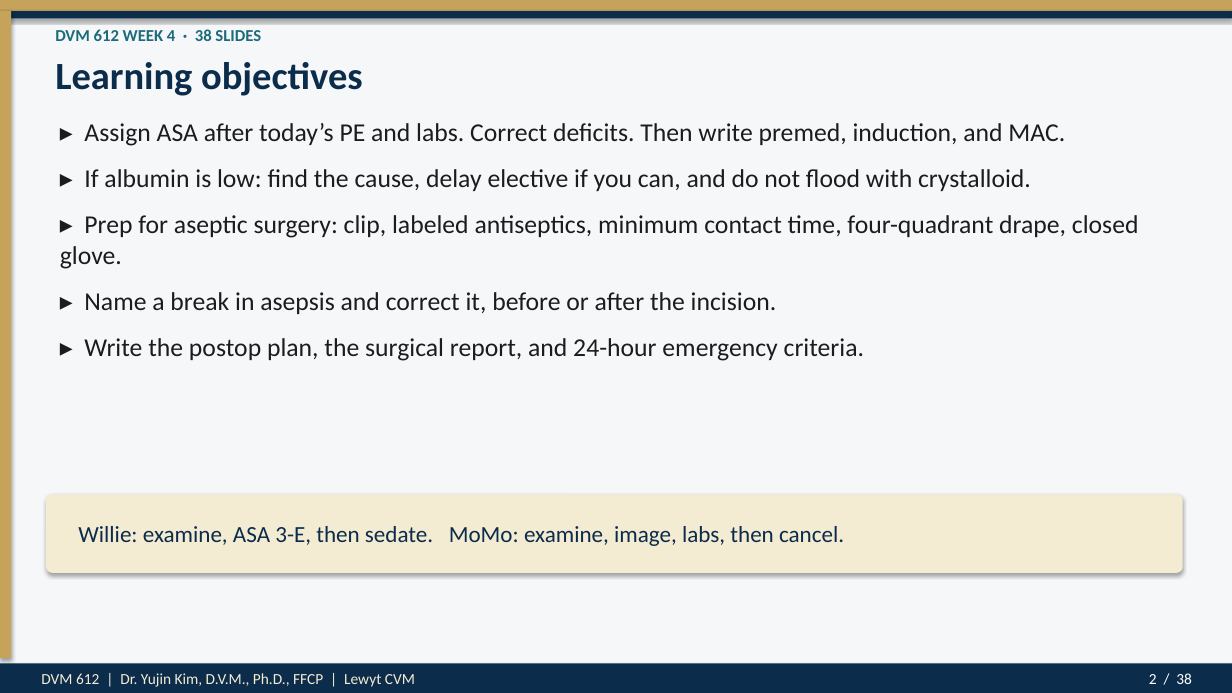
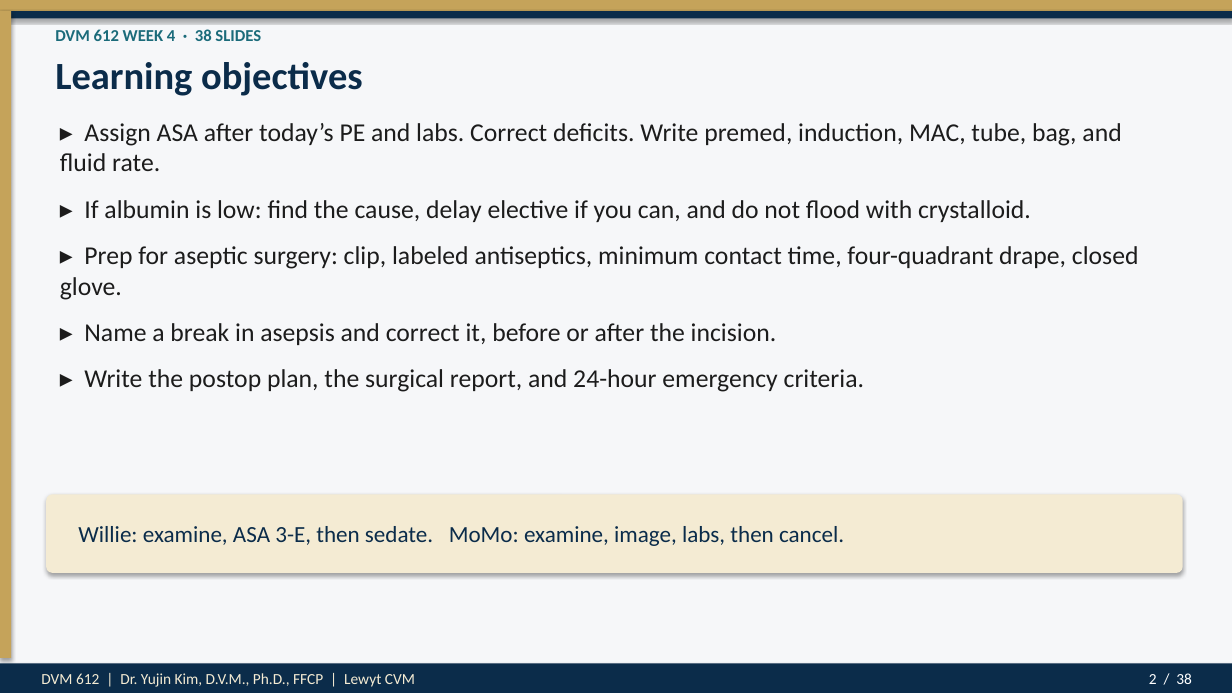
Before and after one commit to drkimvet/happycare, a slide deck: slide 2 of lectures/DVM-612_Week4_Preop_PatientPrep_Postop.pptx. Drawn at 1232x693 pixels with LibreOffice and Linux fonts; fonts in the diff are those of the drawing. Boxes give left, top, right and bottom in pixels: in the first picture for what was removed or moved away, otherwise in the second. Text is boxed around its words. In the diff, an @@ line names an element or a change of style, - is before the commit and + after.

```diff
--- a/lectures/DVM-612_Week4_Preop_PatientPrep_Postop.pptx
+++ b/lectures/DVM-612_Week4_Preop_PatientPrep_Postop.pptx
@@ text at [60, 123, 1121, 171]: text changed @@
-▸ Assign ASA after today’s PE and labs. Correct deficits. Then write premed, induction, and MAC.
+▸ Assign ASA after today’s PE and labs. Correct deficits. Write premed, induction, MAC, tube, bag, and fluid rate.
```
Also in this commit, not shown: 5 other slides changed, 4 other files.
